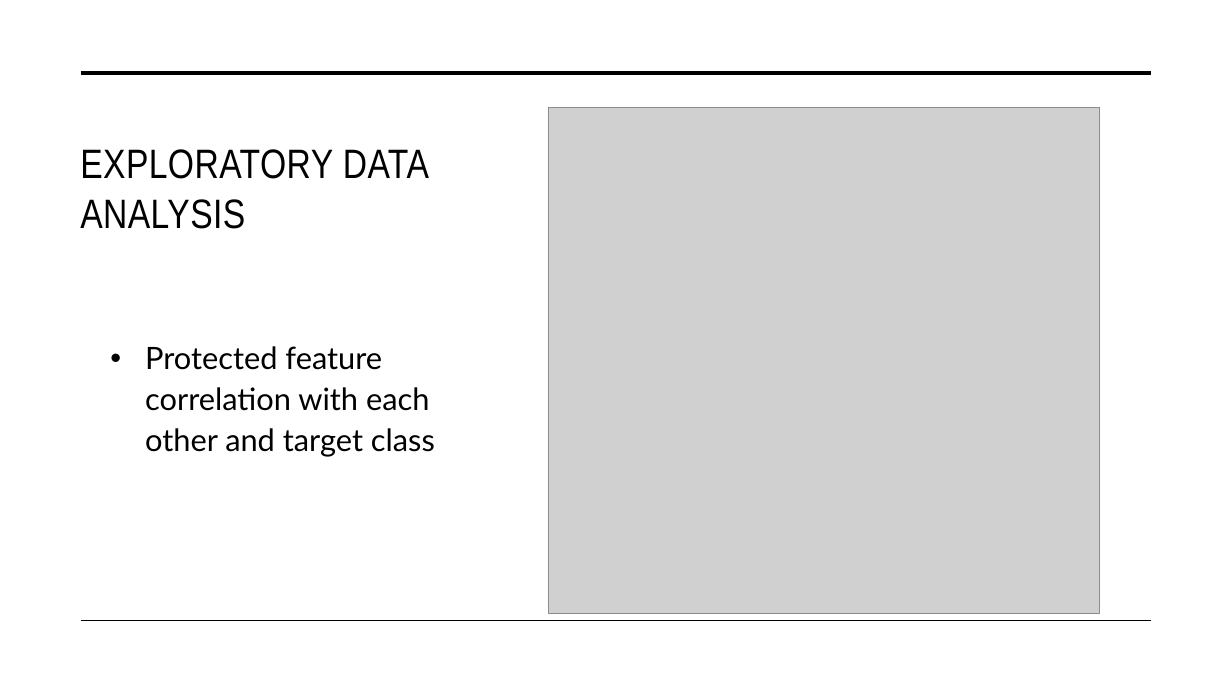
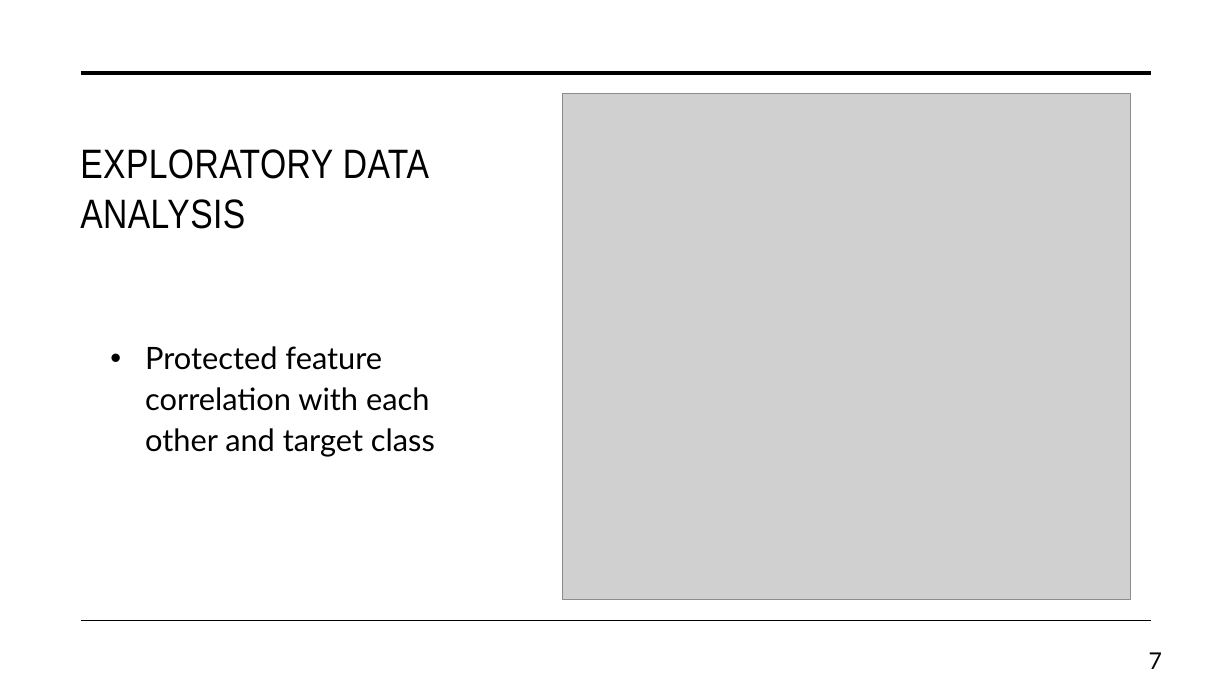
Before and after one commit to WiiLife/XAI_project, a slide deck: slide 7 of Trustworthy Autonomous Systems.pptx (slide 6 before the commit). Drawn at 1232x693 pixels with LibreOffice and Linux fonts; fonts in the diff are those of the drawing; grey boxes stand for pictures. Boxes give left, top, right and bottom in pixels: in the first picture for what was removed or moved away, otherwise in the second. Text is boxed around its words. In the diff, an @@ line names an element or a change of style, - is before the commit and + after.

```diff
--- a/Trustworthy Autonomous Systems.pptx
+++ b/Trustworthy Autonomous Systems.pptx
@@ picture: place and size @@
-picture at (549,108,1100,614)
+picture at (563,94,1131,600)
@@ page number added at (1149,652,1162,669), 18 pt, text #000000 @@
+7
```
Also in this commit, not shown: 17 other slides changed, 4 slides added, 1 slide removed, 2 other files.
